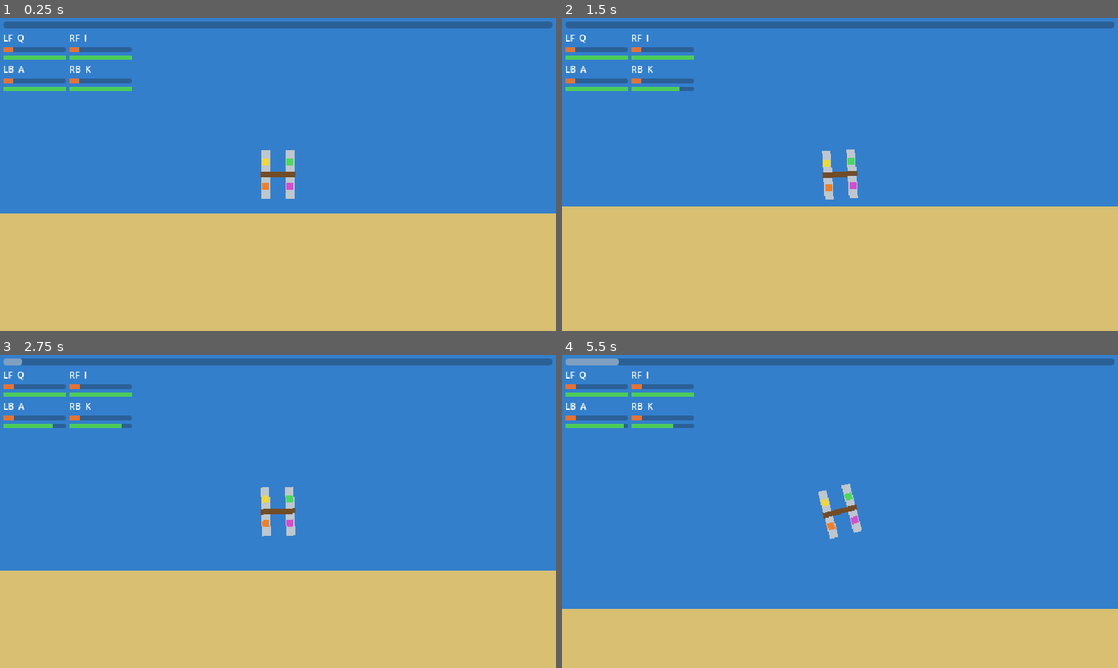
Above: before the commit, frames 1-4 (two rows, left to right).
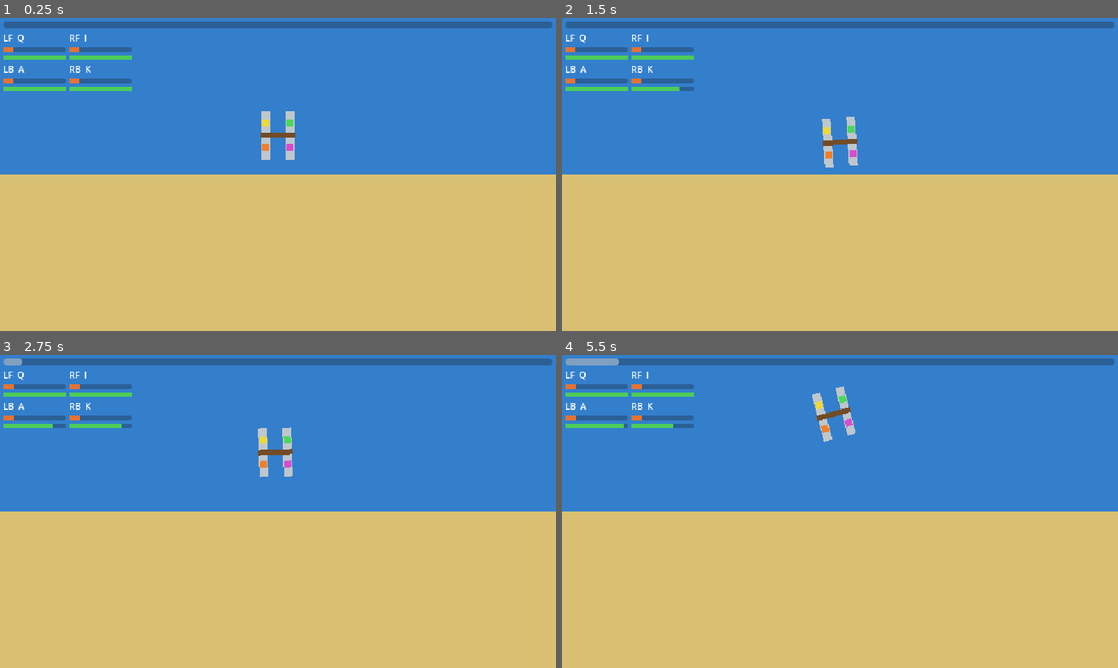
Above: after the commit, the same moments.

Repository: Freakling/PKSEI
Game: Godot game, scene res://scenes/main.tscn
The game is run twice, just before and just after one commit, with the same random seed, the same clock (stepped at 60 frames per second) and the same inputs.
Inputs:
- Up to frame 1 (0.25 s): no input
- Up to frame 2 (1.5 s): hold K (stroke_right_back) 0.53-1.28 s; hold A (stroke_left_back) from 1.28 s (still down)
- Up to frame 3 (2.75 s): release A (stroke_left_back) at 2.03 s; hold K (stroke_right_back) from 2.03 s (still down)
- Up to frame 4 (5.5 s): release K (stroke_right_back) at 3.53 s; hold A (stroke_left_back) from 3.53 s (still down)

The runs differ from the first frame. In frame 1, 13% of the frame differs, in the area x 0-100%, y 29-63%; in frame 2, 11%; in frame 3, 20%; in frame 4, 32%, in the area x 0-100%, y 10-82%.

Commit message:
feat: camera follows the boat with look-ahead (T8)
The Camera2D moves from the boat scene to the lake so the view stays
upright; lake_camera.gd eases a lead toward the boat's velocity, scaled
to BoatTuning.camera_lead (placeholder) at full speed, rounded to whole
pixels. Also claims T9.

Co-Authored-By: Claude Fable 5.1 <noreply@anthropic.com>

Diff:
--- a/data/boat_tuning.tres
+++ b/data/boat_tuning.tres
@@ -11,6 +11,7 @@
 steer_share_front = 0.2
 steer_share_back = 0.8
 current_speed = 10.0
+camera_lead = 80.0
 thrust_scale = 0.5
 turn_scale = 0.01
 linear_damping = 1.0
--- a/scenes/catamaran.tscn
+++ b/scenes/catamaran.tscn
@@ -69,5 +69,3 @@
 position = Vector2(0, -9)
 color = Color(1, 1, 1, 1)
 polygon = PackedVector2Array(-3, -3, 3, -3, 0, 3)
-
-[node name="Camera2D" type="Camera2D" parent="."]
--- a/scenes/lake.tscn
+++ b/scenes/lake.tscn
@@ -1,8 +1,9 @@
-[gd_scene load_steps=6 format=3]
+[gd_scene load_steps=7 format=3]
 
 [ext_resource type="Script" path="res://scripts/lake.gd" id="1_lake"]
 [ext_resource type="PackedScene" path="res://scenes/catamaran.tscn" id="2_boat"]
 [ext_resource type="Script" path="res://scripts/ui/hud.gd" id="3_hud"]
+[ext_resource type="Script" path="res://scripts/lake_camera.gd" id="4_camera"]
 
 [sub_resource type="RectangleShape2D" id="RectangleShape2D_shore"]
 size = Vector2(6000, 400)
@@ -41,6 +42,10 @@
 
 [node name="Catamaran" parent="." instance=ExtResource("2_boat")]
 position = Vector2(0, -48)
+
+[node name="Camera" type="Camera2D" parent="."]
+script = ExtResource("4_camera")
+boat = NodePath("../Catamaran")
 
 [node name="HUD" type="CanvasLayer" parent="."]
 script = ExtResource("3_hud")
--- /dev/null
+++ b/scripts/lake_camera.gd
@@ -0,0 +1,41 @@
+extends Camera2D
+## LakeCamera · follows the boat and leads it toward its direction of travel (GDD › Presentation
+## and Platforms, Camera line; camera_lead is BoatTuning's).
+##
+## Lives in lake.tscn beside the boat, not under it, so the view stays upright while the boat
+## turns. Each physics frame it eases its lead toward the boat's velocity, scaled so that full
+## speed gives camera_lead and capped there, and sits at the boat's position plus that lead,
+## rounded to whole pixels. A still boat's lead returns to zero. The boat's velocity includes the
+## current, so a boat left to drift leads a little toward the shore. Cosmetic only: no rules here.
+
+## How fast the lead eases toward its target, per second (the lerp weight is 1 - exp(-speed * delta)).
+const LEAD_SMOOTHING: float = 4.0
+
+## The boat, set in lake.tscn. The camera sits after the boat there, so it reads the boat's
+## position once the boat has moved this frame.
+@export var boat: CharacterBody2D
+
+## Pixels of lead at full speed, from BoatTuning.
+var _camera_lead: float = 0.0
+## Speed that counts as full: the terminal speed of a full-power stroke's push against the
+## water's drag (stroke_force_max * thrust_scale / linear_damping), so the lead needs no tunable
+## of its own.
+var _full_speed: float = 1.0
+var _lead: Vector2 = Vector2.ZERO
+
+
+func _ready() -> void:
+	var tuning: BoatTuning = RunState.paddling.tuning
+	_camera_lead = tuning.camera_lead
+	var push: float = tuning.stroke_force_max * tuning.thrust_scale
+	_full_speed = maxf(push / maxf(tuning.linear_damping, 0.001), 1.0)
+	if boat != null:
+		global_position = boat.global_position
+
+
+func _physics_process(delta: float) -> void:
+	if boat == null:
+		return
+	var target: Vector2 = boat.velocity.limit_length(_full_speed) / _full_speed * _camera_lead
+	_lead = _lead.lerp(target, 1.0 - exp(-LEAD_SMOOTHING * delta))
+	global_position = (boat.global_position + _lead).round()
--- a/scripts/resources/boat_tuning.gd
+++ b/scripts/resources/boat_tuning.gd
@@ -19,6 +19,9 @@
 @export var steer_share_back: float = 0.8 ## PLACEHOLDER
 ## Speed of the current toward the shore, in pixels per second (the boat applies it as velocity).
 @export var current_speed: float = 10.0 ## PLACEHOLDER
+## Pixels the camera leads the boat by at full speed, toward its direction of travel
+## (GDD › Presentation and Platforms, Camera). Read by scripts/lake_camera.gd.
+@export var camera_lead: float = 80.0 ## PLACEHOLDER
 
 ## Pixels per second of speed one unit of stroke force adds.
 @export var thrust_scale: float = 0.5 ## PLACEHOLDER
Not shown, added: scripts/lake_camera.gd.uid
Not shown, changed: AGENTS.md
Not shown, changed: TASKS.md
